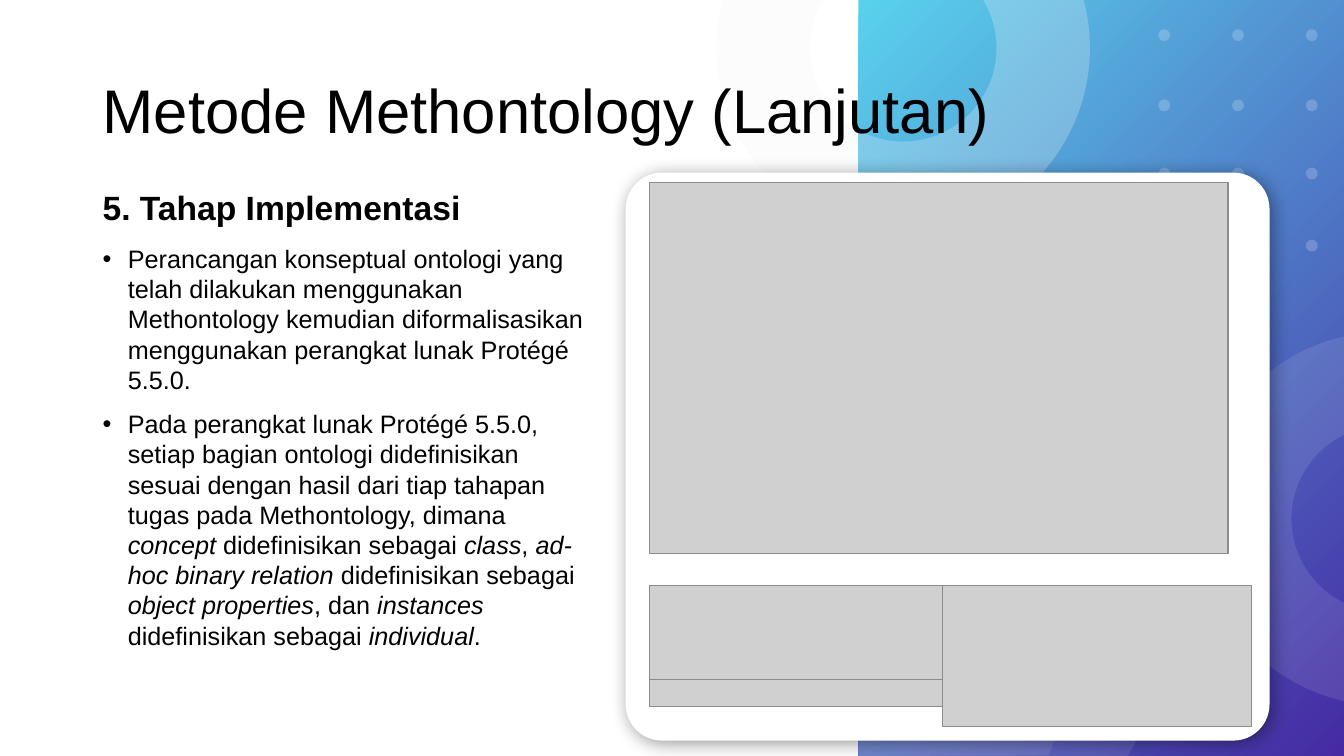
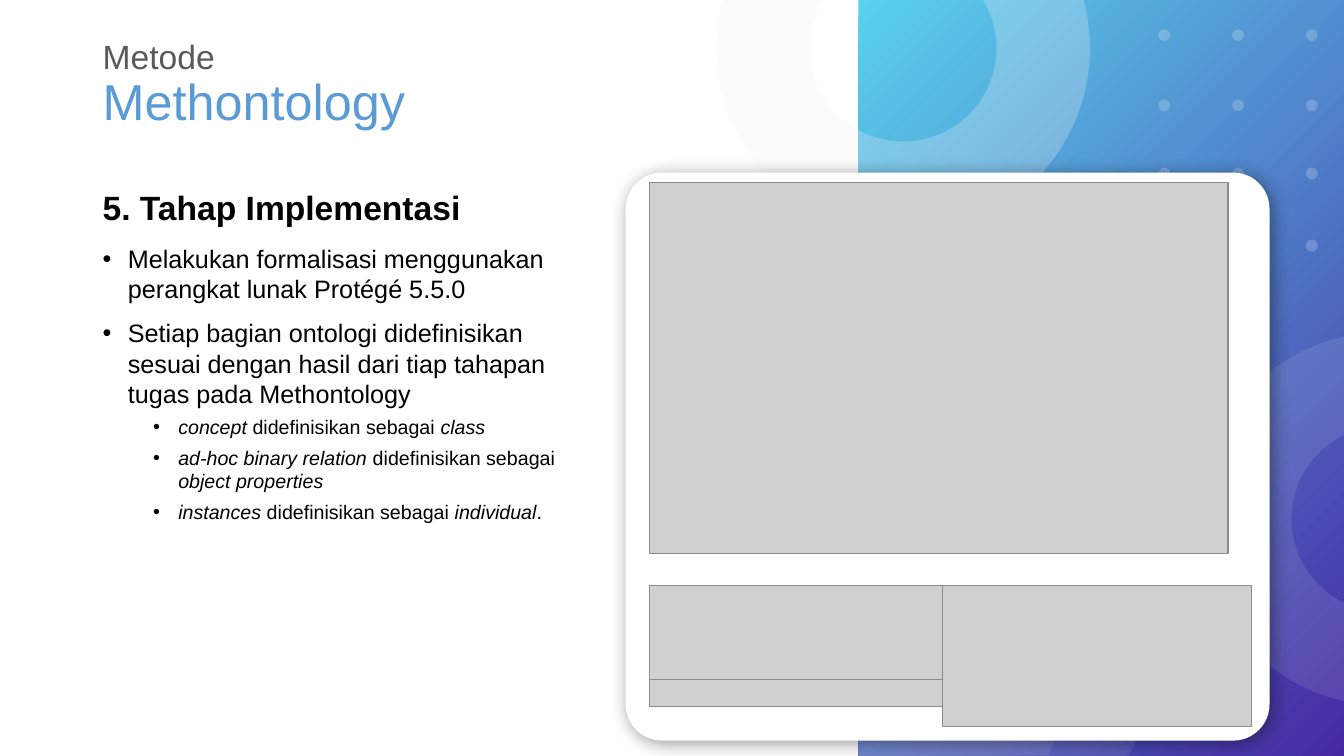
Before and after one commit to wardanacoolant/Tugas-Akhir, a slide deck: slide 23 of Hari-H Sidang/Rancangan Presentasi Skripsi.pptx (slide 22 before the commit). Drawn at 1344x756 pixels with LibreOffice and Linux fonts; fonts in the diff are those of the drawing; grey boxes stand for pictures. Boxes give left, top, right and bottom in pixels: in the first picture for what was removed or moved away, otherwise in the second. Text is boxed around its words. In the diff, an @@ line names an element or a change of style, - is before the commit and + after.

```diff
--- a/Hari-H Sidang/Rancangan Presentasi Skripsi.pptx
+++ b/Hari-H Sidang/Rancangan Presentasi Skripsi.pptx
@@ title at (103,44,405,130): text changed; size 44 to 36 pt; text colour #000000 to #5B9BD5 @@
-Metode Methontology (Lanjutan)
+Metode
+Methontology
@@ text at (128,249,555,523): text changed @@
-• Perancangan konseptual ontologi yang telah dilakukan menggunakan Methontology kemudian diformalisasikan menggunakan perangkat lunak Protégé 5.5.0.
-• Pada perangkat lunak Protégé 5.5.0, setiap bagian ontologi didefinisikan sesuai dengan hasil dari tiap tahapan tugas pada Methontology, dimana concept didefinisikan sebagai class, ad-hoc binary relation didefinisikan sebagai object properties, dan instances didefinisikan sebagai individual.
+• Melakukan formalisasi menggunakan perangkat lunak Protégé 5.5.0
+• Setiap bagian ontologi didefinisikan sesuai dengan hasil dari tiap tahapan tugas pada Methontology
+  • concept didefinisikan sebagai class
+  • ad-hoc binary relation didefinisikan sebagai object properties
+  • instances didefinisikan sebagai individual.
```
Also in this commit, not shown: 31 other slides changed, 7 slides added, 1 slide removed, 6 other files.
